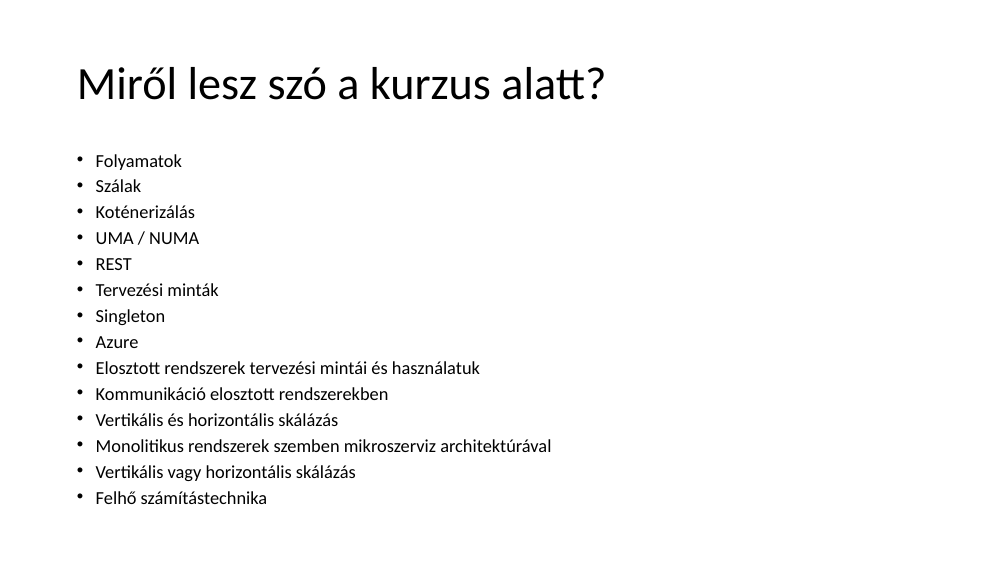
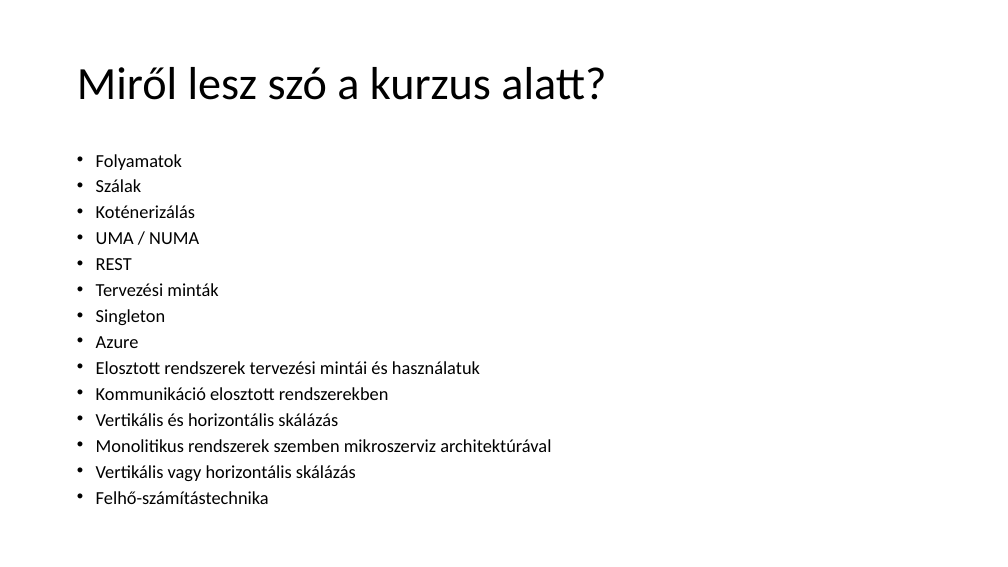
Before and after one commit to krsjakb/osztott-rendszerek-parhuzamos-programozas, a slide deck: slide 2 of Osztott rendszerek, párhuzamos programozás.pptx. Drawn at 1008x567 pixels with LibreOffice and Linux fonts; fonts in the diff are those of the drawing. Boxes give left, top, right and bottom in pixels: in the first picture for what was removed or moved away, otherwise in the second. Text is boxed around its words. In the diff, an @@ line names an element or a change of style, - is before the commit and + after.

Commit message:
update pptx

```diff
--- a/Osztott rendszerek, párhuzamos programozás.pptx
+++ b/Osztott rendszerek, párhuzamos programozás.pptx
@@ text at <box>96,491,269,504</box>: text changed @@
-• Felhő számítástechnika
+• Felhő-számítástechnika
```
Also in this commit, not shown: 6 other files.
